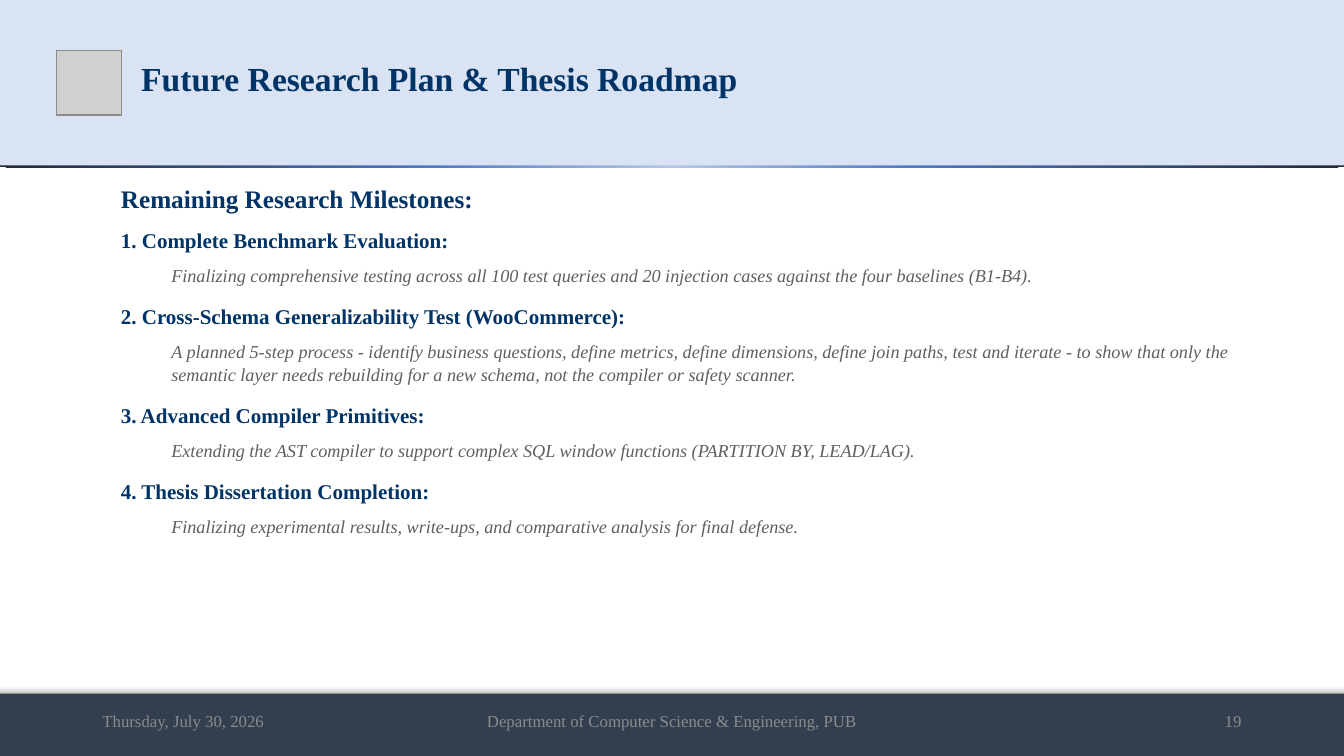
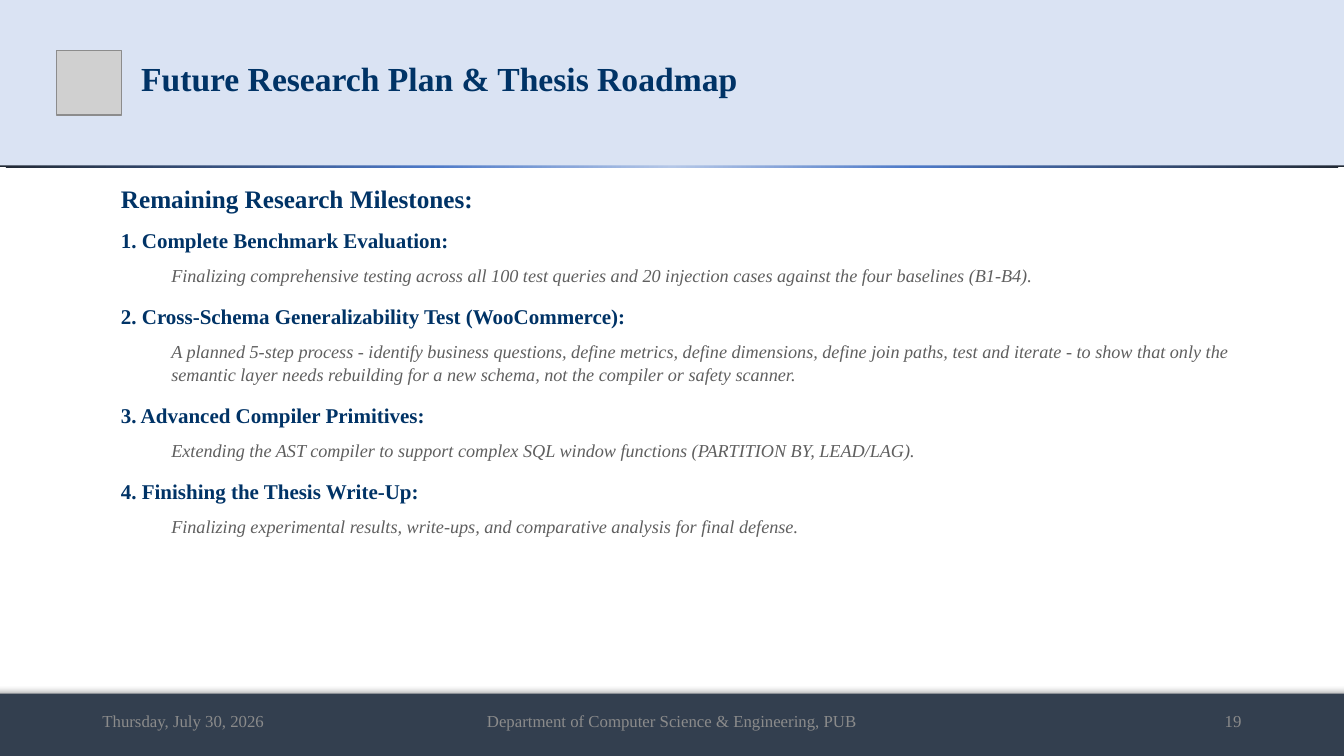
Before and after one commit to md-riaz/AEGIS-Research, a slide deck: slide 19 of docs/scripts/Md_Riaz_Mid_Defense_Final_0322310105101024.pptx. Drawn at 1344x756 pixels with LibreOffice and Linux fonts; fonts in the diff are those of the drawing; grey boxes stand for pictures. Boxes give left, top, right and bottom in pixels: in the first picture for what was removed or moved away, otherwise in the second. Text is boxed around its words. In the diff, an @@ line names an element or a change of style, - is before the commit and + after.

```diff
--- a/docs/scripts/Md_Riaz_Mid_Defense_Final_0322310105101024.pptx
+++ b/docs/scripts/Md_Riaz_Mid_Defense_Final_0322310105101024.pptx
@@ text at [121,484,419,504]: text changed @@
-4. Thesis Dissertation Completion:
+4. Finishing the Thesis Write-Up:
```
Also in this commit, not shown: 8 other slides changed, 1 slide added, 11 other files.
